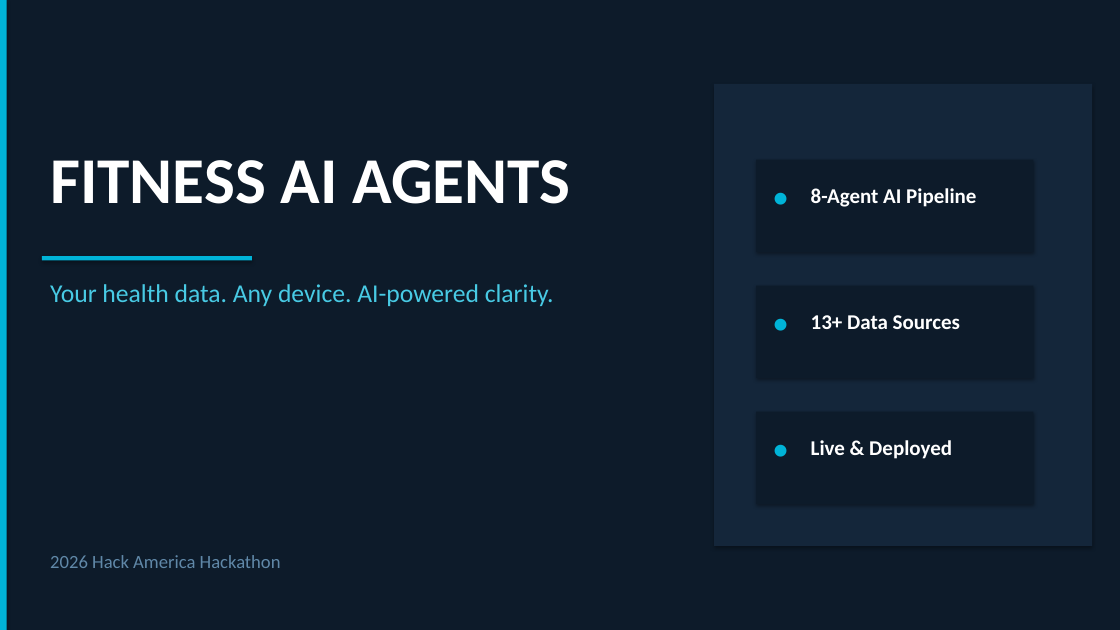
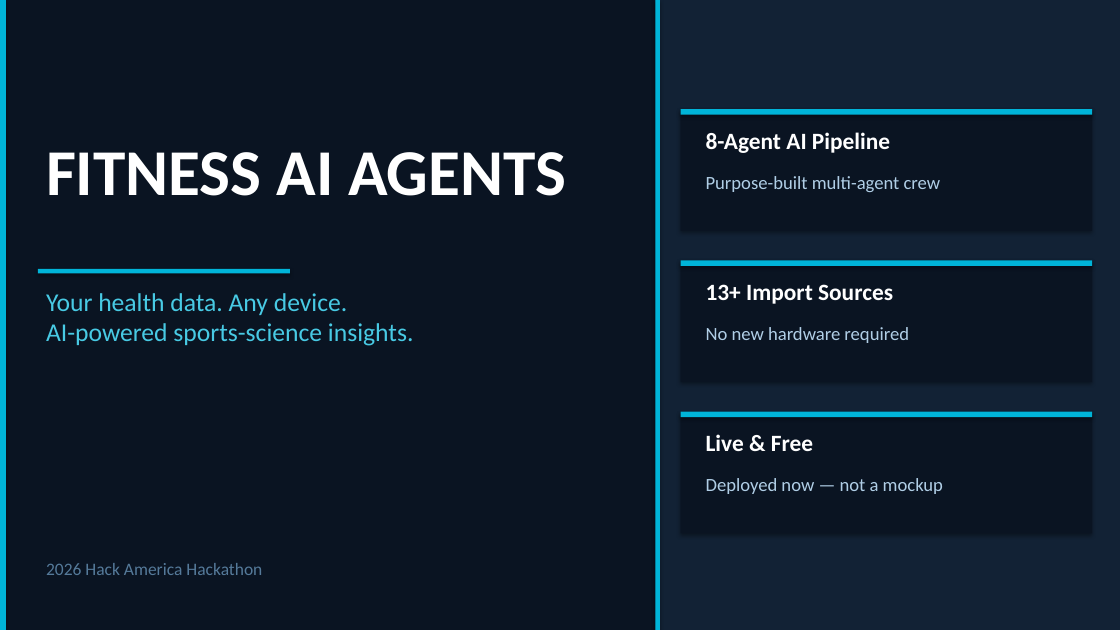
Before and after one commit to PyMite6941/Fitness-AI-Agents, a slide deck: slide 1 of fitness_ai_agents_presentation.pptx. Drawn at 1120x630 pixels with LibreOffice and Linux fonts; fonts in the diff are those of the drawing. Boxes give left, top, right and bottom in pixels: in the first picture for what was removed or moved away, otherwise in the second. Text is boxed around its words. In the diff, an @@ line names an element or a change of style, - is before the commit and + after.

```diff
--- a/fitness_ai_agents_presentation.pptx
+++ b/fitness_ai_agents_presentation.pptx
@@ background #0D1B2A to #0A1422 @@
@@ rectangle: place and size @@
-rectangle at box(714, 84, 1092, 546)
+rectangle at box(655, 0, 1120, 630)
@@ rectangle at box(655, 0, 1120, 630): fill #14263A to #122235 @@
@@ rectangle added at box(655, 0, 660, 630), fill #00B4D8 @@
@@ fill #0D1B2A to #0A1422 in 3 elements at box(681, 260, 1092, 382), box(681, 412, 1092, 534), box(681, 109, 1092, 231) @@
@@ rectangle: place and size @@
-rectangle at box(756, 160, 1033, 252)
+rectangle at box(681, 109, 1092, 231)
@@ rectangle added at box(681, 109, 1092, 115), fill #00B4D8 @@
@@ text "FITNESS AI AGENTS": place and size @@
-text "FITNESS AI AGENTS" at box(50, 160, 570, 204)
+text "FITNESS AI AGENTS" at box(46, 152, 566, 196)
@@ text "8-Agent AI Pipeline": place and size @@
-text "8-Agent AI Pipeline" at box(811, 188, 976, 207)
+text "8-Agent AI Pipeline" at box(706, 132, 890, 153)
@@ text "8-Agent AI Pipeline" at box(706, 132, 890, 153): size 18 to 20 pt @@
@@ text added at box(706, 176, 941, 192), 16 pt, text #B0CEE6 @@
+Purpose-built multi-agent crew
@@ text removed at box(765, 176, 798, 227) @@
-●
@@ rectangle: place and size @@
-rectangle at box(42, 256, 252, 260)
+rectangle at box(38, 269, 290, 274)
@@ rectangle: place and size @@
-rectangle at box(756, 286, 1033, 378)
+rectangle at box(681, 260, 1092, 382)
@@ rectangle added at box(681, 260, 1092, 266), fill #00B4D8 @@
@@ text at box(46, 293, 414, 346): text changed @@
-Your health data. Any device. AI-powered clarity.
+Your health data. Any device.
+AI-powered sports-science insights.
@@ text at box(706, 284, 893, 304): text changed; size 18 to 20 pt @@
-13+ Data Sources
+13+ Import Sources
@@ text added at box(706, 327, 909, 343), 16 pt, text #B0CEE6 @@
+No new hardware required
@@ text removed at box(765, 302, 798, 353) @@
-●
@@ rectangle: place and size @@
-rectangle at box(756, 412, 1033, 504)
+rectangle at box(681, 412, 1092, 534)
@@ rectangle added at box(681, 412, 1092, 418), fill #00B4D8 @@
@@ text at box(706, 434, 813, 451): text changed; size 18 to 20 pt @@
-Live & Deployed
+Live & Free
@@ text removed at box(765, 429, 798, 479) @@
-●
@@ text added at box(706, 478, 943, 494), 16 pt, text #B0CEE6 @@
+Deployed now — not a mockup
@@ text "2026 Hack America Hackathon": place and size @@
-text "2026 Hack America Hackathon" at box(50, 555, 281, 568)
+text "2026 Hack America Hackathon" at box(46, 563, 262, 575)
@@ text "2026 Hack America Hackathon" at box(46, 563, 262, 575): size 16 to 15 pt, text colour #6088A8 to #557A9A @@
```
Also in this commit, not shown: 4 other slides changed, 3 slides added, 3 slides removed.
